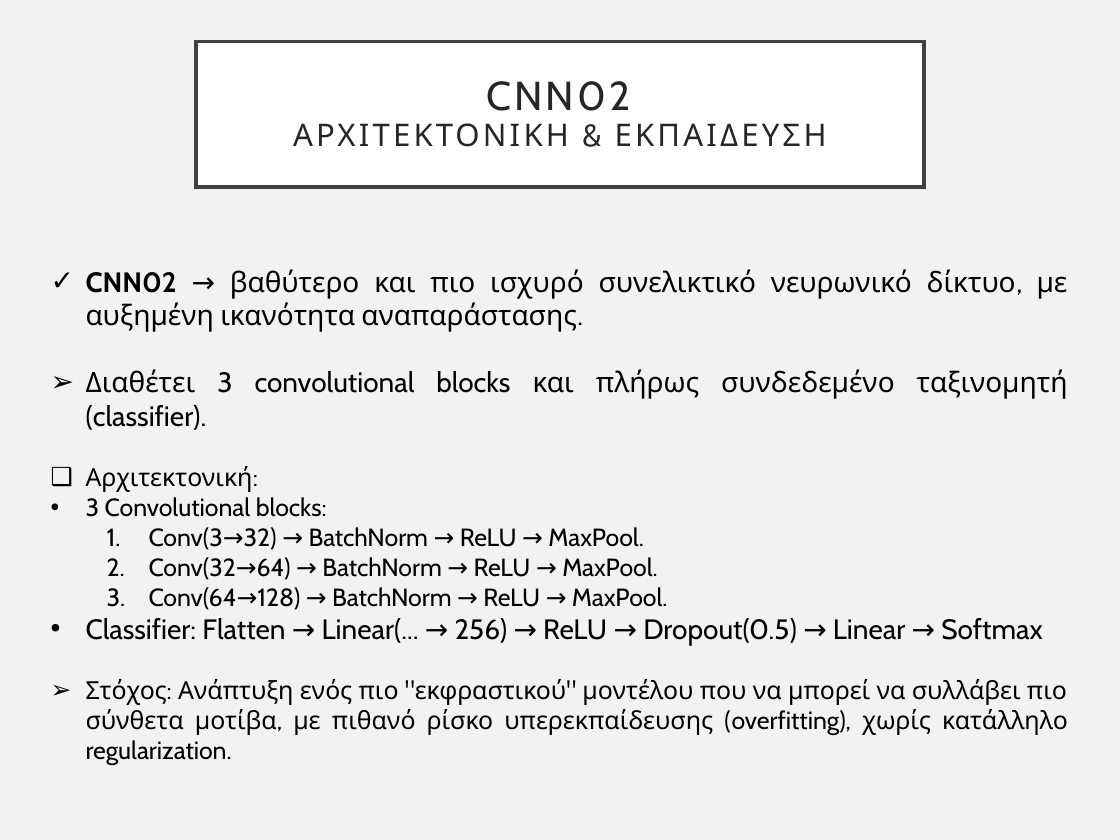
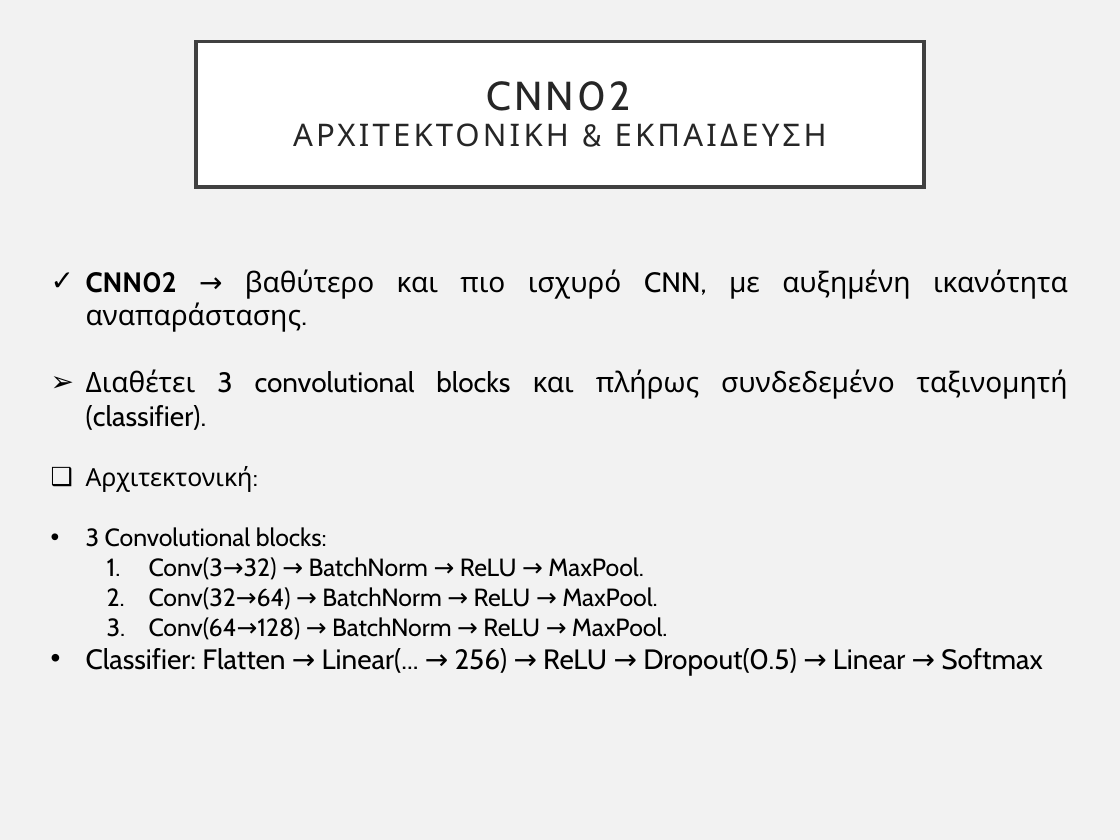
Before and after one commit to pkatpk/see-animal-dl, a slide deck: slide 8 of slides/Presentation_CNN_ResNet_SeaAnimals.pptx. Drawn at 1120x840 pixels with LibreOffice and Linux fonts; fonts in the diff are those of the drawing. Boxes give left, top, right and bottom in pixels: in the first picture for what was removed or moved away, otherwise in the second. Text is boxed around its words. In the diff, an @@ line names an element or a change of style, - is before the commit and + after.

```diff
--- a/slides/Presentation_CNN_ResNet_SeaAnimals.pptx
+++ b/slides/Presentation_CNN_ResNet_SeaAnimals.pptx
@@ text at box(86, 269, 1068, 332): text changed @@
-✓ CNN02 → βαθύτερο και πιο ισχυρό συνελικτικό νευρωνικό δίκτυο, με αυξημένη ικανότητα αναπαράστασης.
+✓ CNN02 → βαθύτερο και πιο ισχυρό CNN, με αυξημένη ικανότητα αναπαράστασης.
@@ text at box(86, 679, 1068, 764): paragraph removed @@
-➢ Στόχος: Ανάπτυξη ενός πιο "εκφραστικού" μοντέλου που να μπορεί να συλλάβει πιο σύνθετα μοτίβα, με πιθανό ρίσκο υπερεκπαίδευσης (overfitting), χωρίς κατάλληλο regularization.
```
Also in this commit, not shown: 5 other slides changed.
